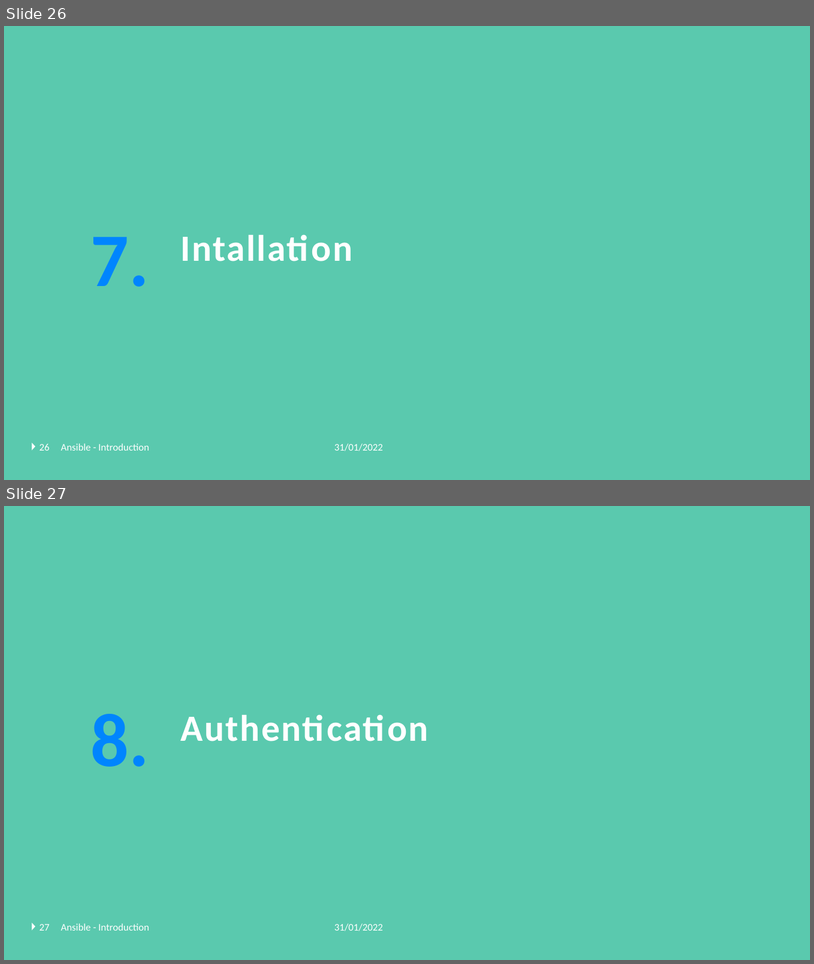
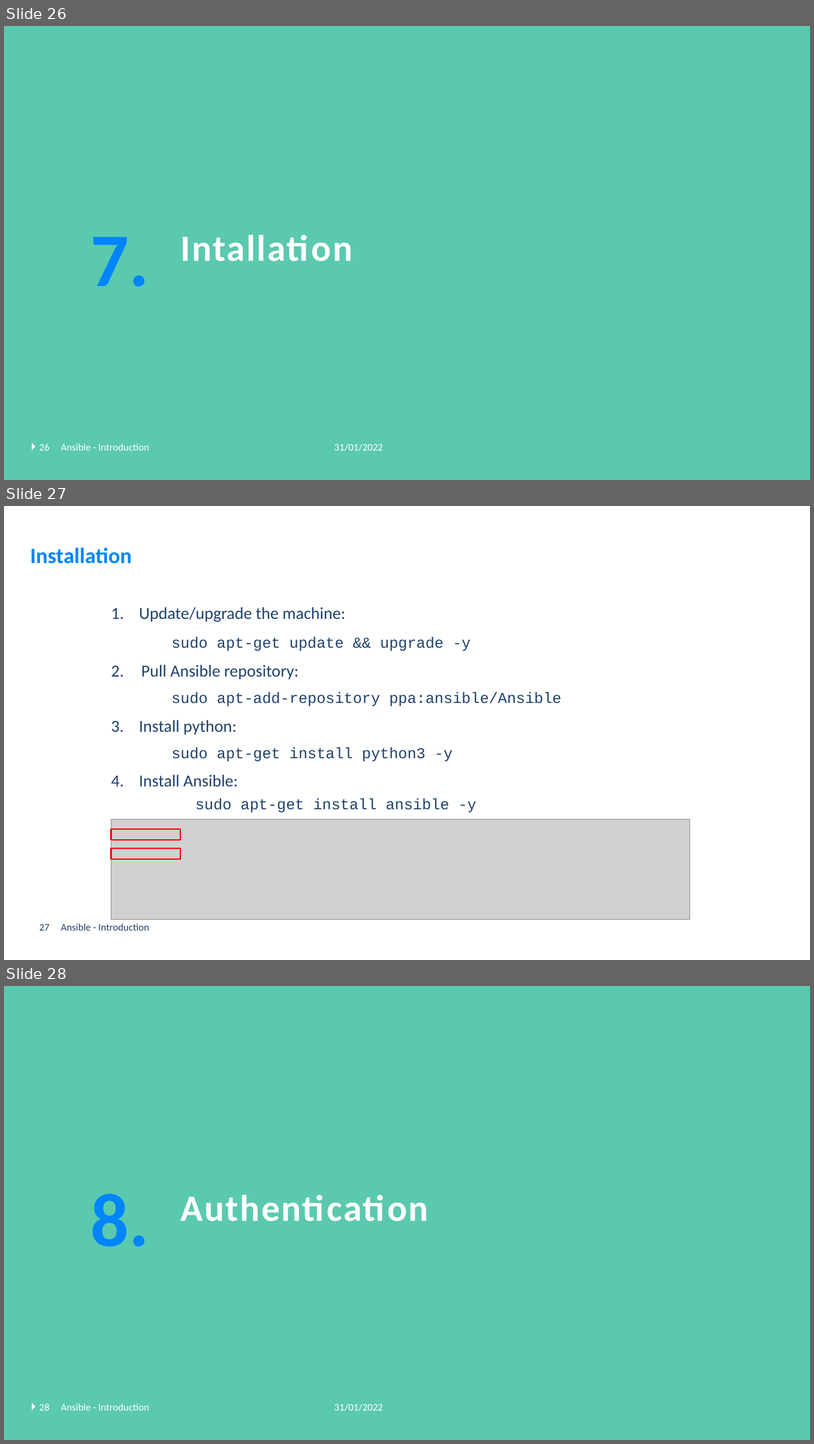
Before and after one commit to GerritVanMol/Ansible_Introduction-21_22, a slide deck: Documents/Ansible_BasicsAndHowToGetStarted.pptx. Shown one above the other, each under a label of ours: slides 26 and 27 before the commit, slides 26, 27 and 28 after it. The pictures are 814x964 and 814x1444 pixels, drawn with LibreOffice and Linux fonts; fonts in the diff are those of the drawing; grey boxes stand for pictures; background and template pictures are left out. Boxes give left, top, right and bottom in pixels: in the first picture for what was removed or moved away, otherwise in the second. Text is boxed around its words. In the diff, an @@ line names an element or a change of style, - is before the commit and + after.

```diff
--- a/Documents/Ansible_BasicsAndHowToGetStarted.pptx
+++ b/Documents/Ansible_BasicsAndHowToGetStarted.pptx
@@ slide 27 added at [4,506,810,960], background #FFFFFF @@
@@ title added at [30,547,132,564], 26 pt, text #0085FE, bold @@
+Installation
@@ text added at [111,607,561,813], 18 pt, text #1F416B @@
+1. Update/upgrade the machine:
+sudo apt-get update && upgrade -y
+2. Pull Ansible repository:
+sudo apt-add-repository ppa:ansible/Ansible
+3. Install python:
+sudo apt-get install python3 -y
+4. Install Ansible:
+  sudo apt-get install ansible -y
@@ picture added at [111,819,690,919] @@
@@ rectangle added at [111,828,180,840], outline #FF0000 1.5 pt @@
@@ rectangle added at [111,848,180,859], outline #FF0000 1.5 pt @@
@@ page number added at [39,924,50,930], 12 pt, text #1F416B @@
+27
@@ text added at [61,923,149,930], 12 pt, text #1F416B @@
+Ansible - Introduction
@@ what was slide 27 is now slide 28 @@
@@ page number at [39,1403,50,1410]: text changed @@
-27
+28
```
Also in this commit, not shown: 7 slides changed, 1 other slide added, 1 slide removed, 1 other file.
